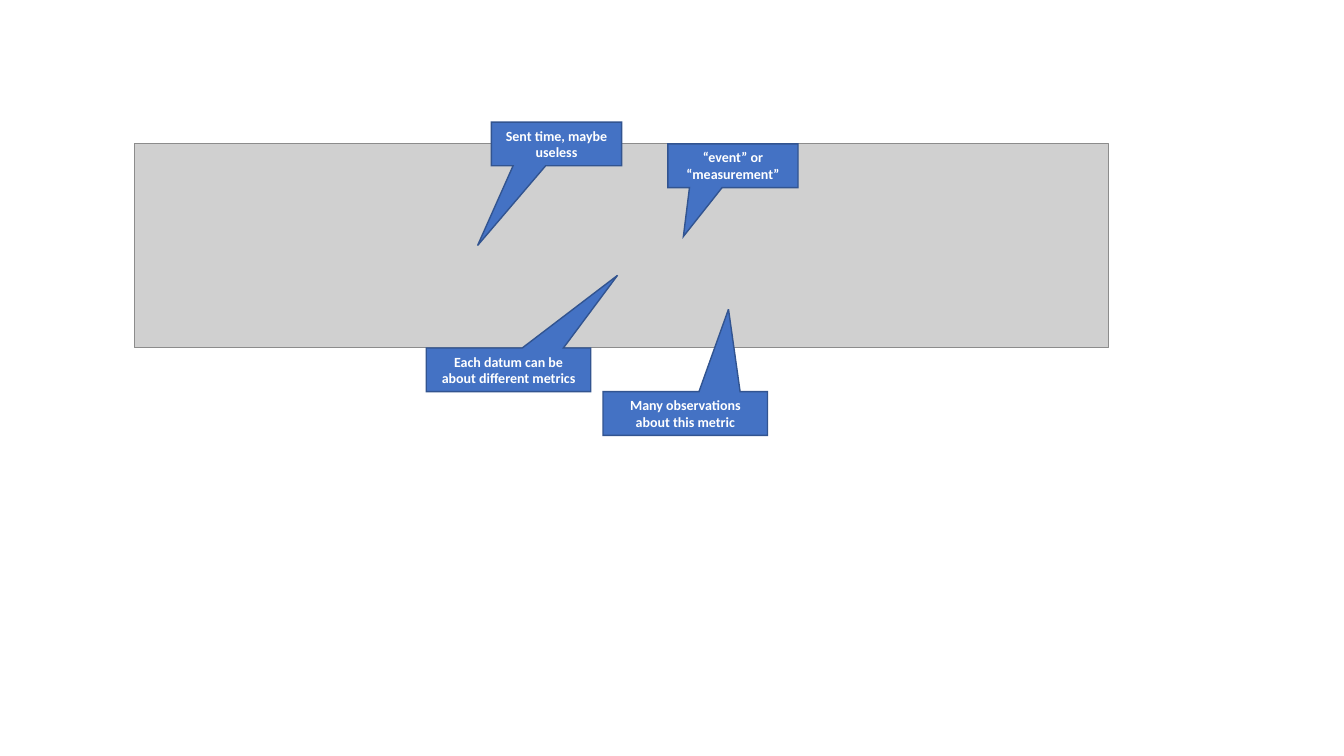
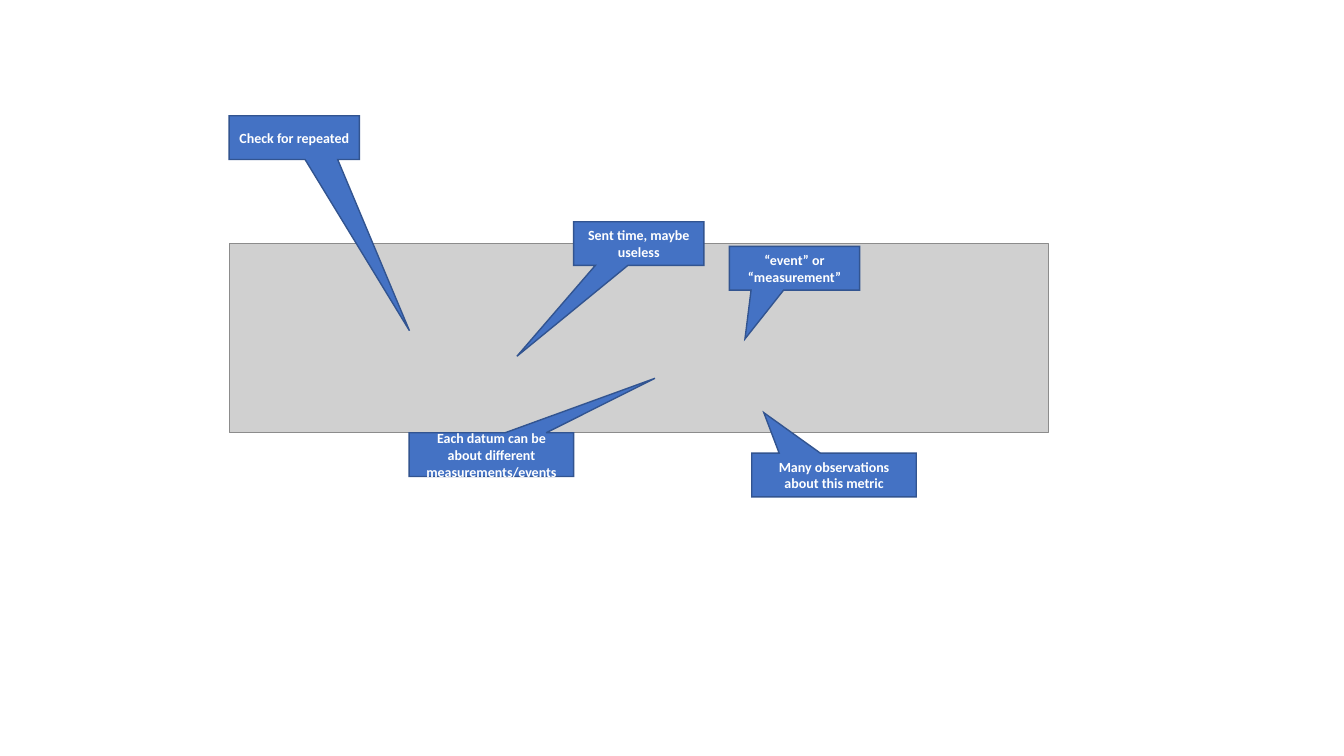
Before and after one commit to nmsa/tma-framework-m, a slide deck: slide 1 of interface/atmosphere_tmaf-m_schema.pptx. Drawn at 1344x756 pixels with LibreOffice and Linux fonts; fonts in the diff are those of the drawing; grey boxes stand for pictures. Boxes give left, top, right and bottom in pixels: in the first picture for what was removed or moved away, otherwise in the second. Text is boxed around its words. In the diff, an @@ line names an element or a change of style, - is before the commit and + after.

```diff
--- a/interface/atmosphere_tmaf-m_schema.pptx
+++ b/interface/atmosphere_tmaf-m_schema.pptx
@@ speech box added at box(229, 116, 359, 159), fill #4472C4, outline #325491 1 pt, 10 pt, text #FFFFFF, bold @@
+Check for repeated
@@ picture removed at box(134, 144, 1109, 348) @@
@@ speech box "Sent time, maybe useless": place and size @@
-speech box "Sent time, maybe useless" at box(492, 122, 622, 165)
+speech box "Sent time, maybe useless" at box(574, 222, 704, 265)
@@ picture added at box(229, 244, 1049, 434) @@
@@ speech box "“event” or “measurement”": place and size @@
-speech box "“event” or “measurement”" at box(667, 144, 798, 188)
+speech box "“event” or “measurement”" at box(730, 246, 860, 289)
@@ proportions changed in 3 elements at box(752, 454, 917, 497), box(574, 222, 704, 265), box(409, 433, 574, 476) @@
@@ speech box "Each datum can be about ...": place and size @@
-speech box "Each datum can be about ..." at box(426, 348, 591, 391)
+speech box "Each datum can be about ..." at box(409, 433, 574, 476)
@@ text in speech box at box(426, 431, 556, 481): text changed @@
-Each datum can be about different metrics
+Each datum can be about different measurements/events
@@ speech box "Many observations about this metric": place and size @@
-speech box "Many observations about this metric" at box(603, 392, 767, 436)
+speech box "Many observations about this metric" at box(752, 454, 917, 497)
```
Also in this commit, not shown: 1 slide removed, 5 other files.
